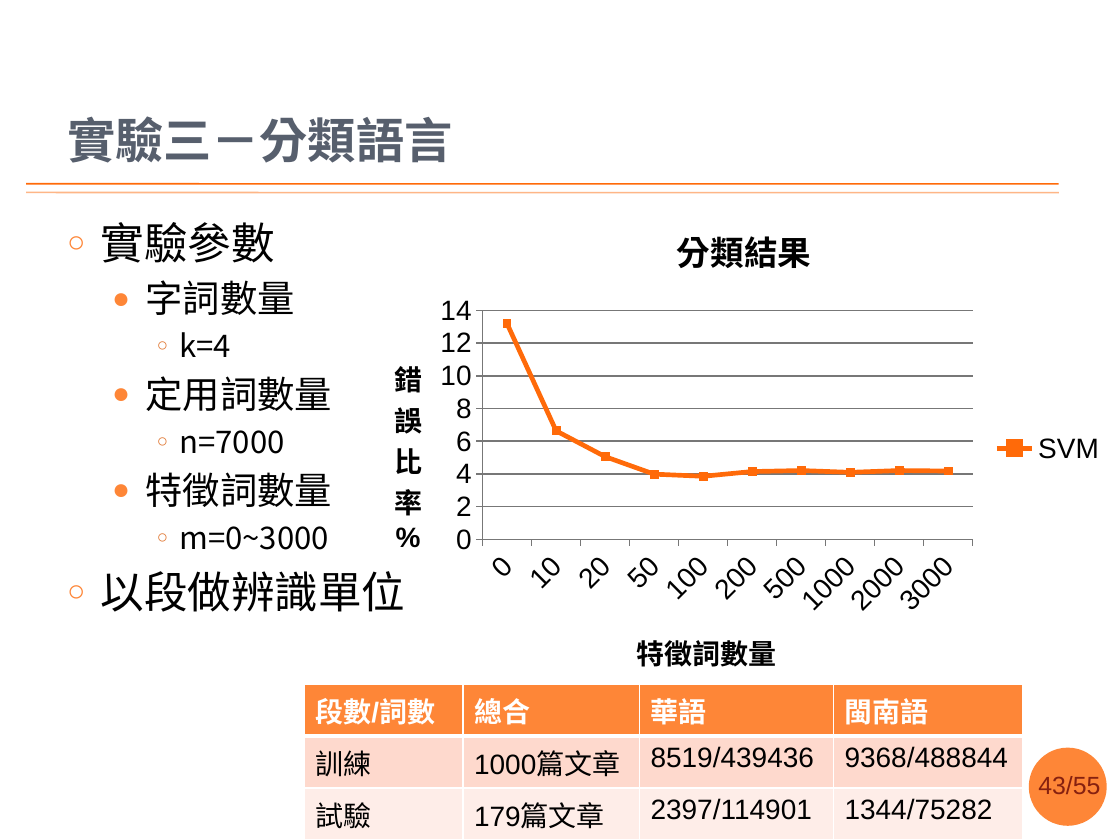
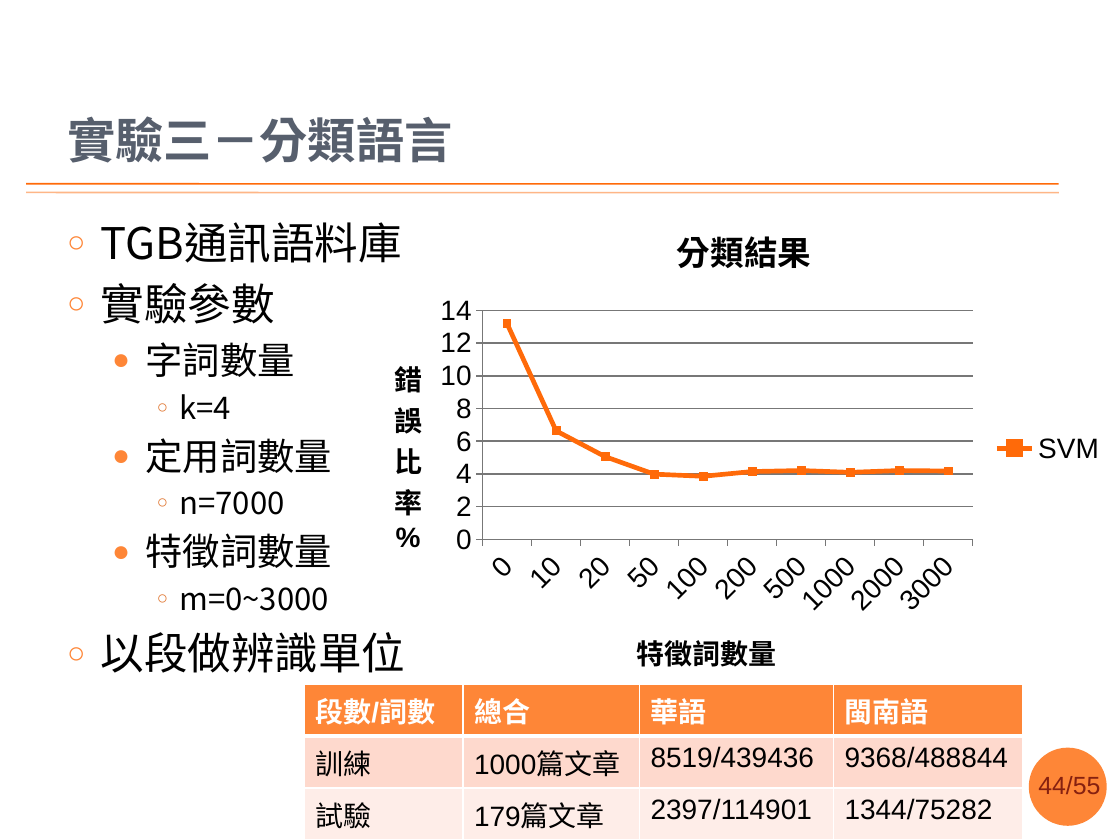
Before and after one commit to sih4sing5hong5/po3-ko3_tau5-iann2-phinn3, a slide deck: slide 44 of 翻譯報告.pptx (slide 43 before the commit). Drawn at 1120x840 pixels with LibreOffice and Linux fonts; fonts in the diff are those of the drawing; background and template pictures are left out. Boxes give left, top, right and bottom in pixels: in the first picture for what was removed or moved away, otherwise in the second. Text is boxed around its words. In the diff, an @@ line names an element or a change of style, - is before the commit and + after.

Commit message:
整理好實驗愛做啥物 丞宏

```diff
--- a/翻譯報告.pptx
+++ b/翻譯報告.pptx
@@ text at bbox=[101, 222, 402, 263]: paragraph added @@
+○ TGB通訊語料庫
@@ page number at bbox=[1038, 776, 1100, 794]: text changed @@
-43/55
+44/55
```
Also in this commit, not shown: 8 other slides changed, 3 slides added.
